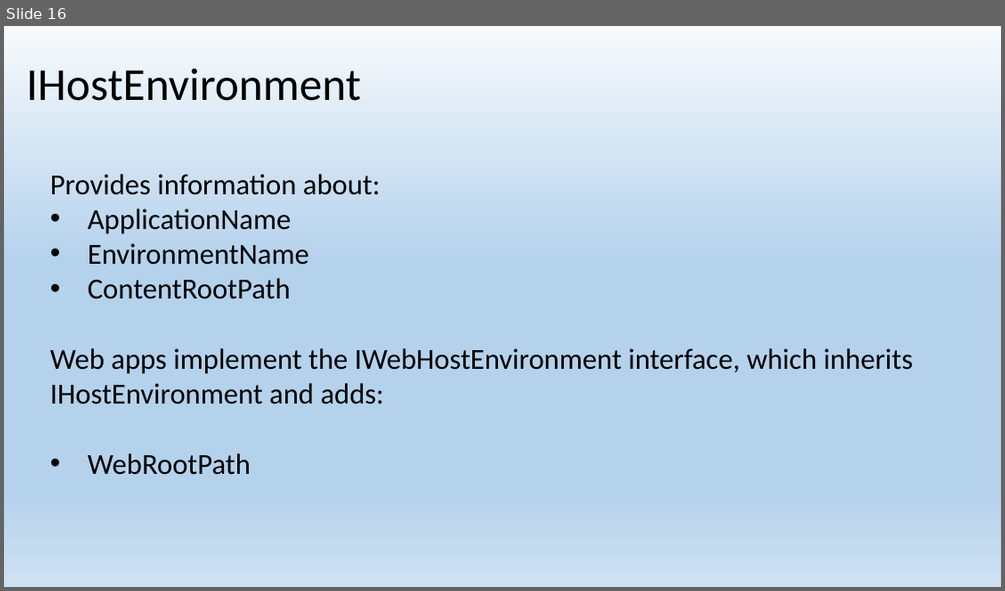
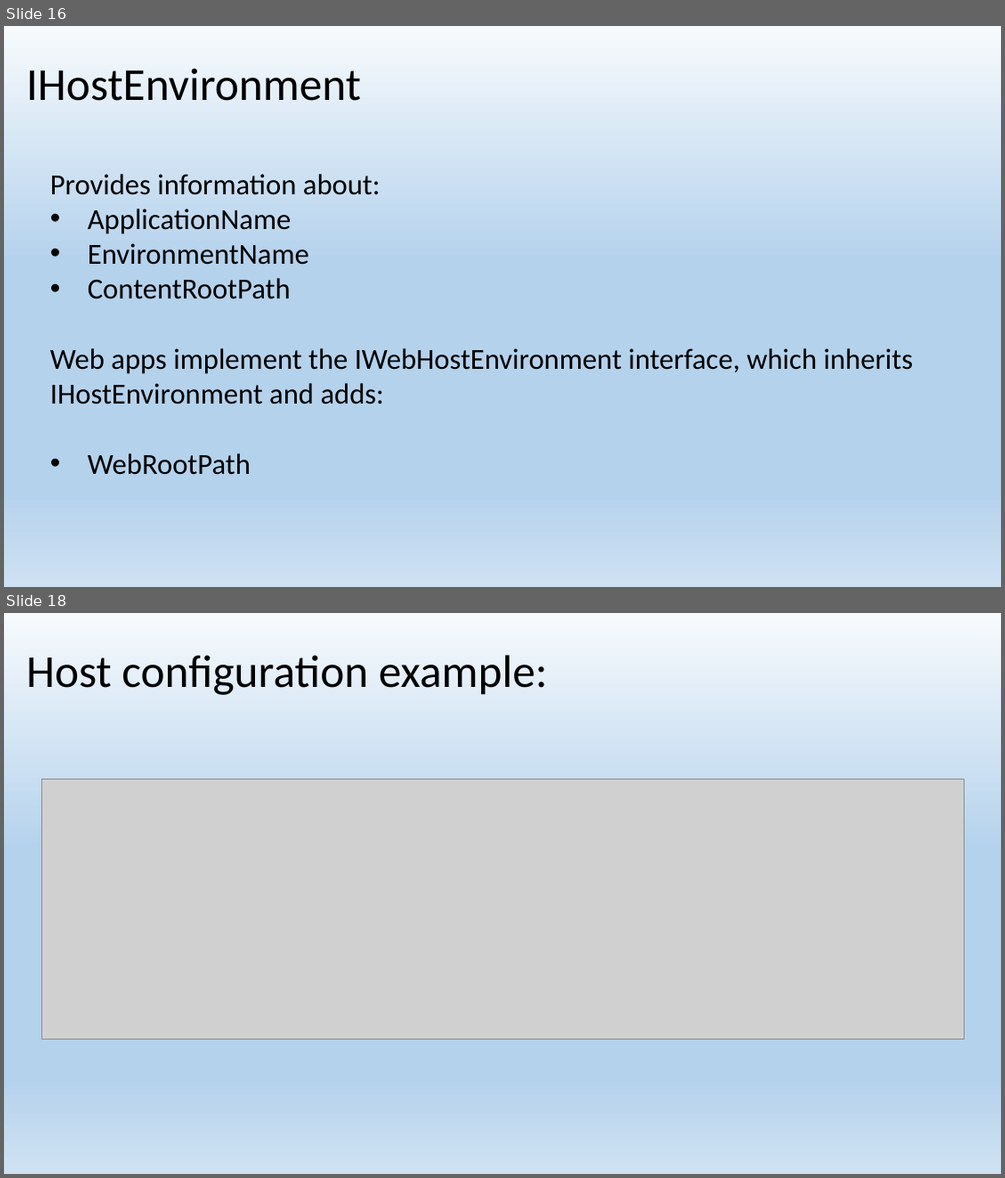
Before and after one commit to EPilyaev/ASPNetCoreMVC, a slide deck: Host&Startup&Di.pptx. Shown one above the other, each under a label of ours: slide 16 before the commit, slides 16 and 18 after it; the slides between them are not shown. The pictures are 1005x591 and 1005x1178 pixels, drawn with LibreOffice and Linux fonts; fonts in the diff are those of the drawing; grey boxes stand for pictures. Boxes give left, top, right and bottom in pixels: in the first picture for what was removed or moved away, otherwise in the second. Text is boxed around its words. In the diff, an @@ line names an element or a change of style, - is before the commit and + after.

Commit message:
Add Host configuration - Web app settings slides

```diff
--- a/Host&Startup&Di.pptx
+++ b/Host&Startup&Di.pptx
@@ slide 18 added at box(4, 613, 1001, 1174), background gradient #F7FAFD to #B5D2EC to #CEE1F2 @@
@@ title added at box(26, 655, 548, 695), 44 pt, text #000000 @@
+Host configuration example:
@@ picture added at box(41, 779, 963, 1039) @@
```
Also in this commit, not shown: 2 slides changed, 15 other slides added, 1 slide removed, 1 other file.
